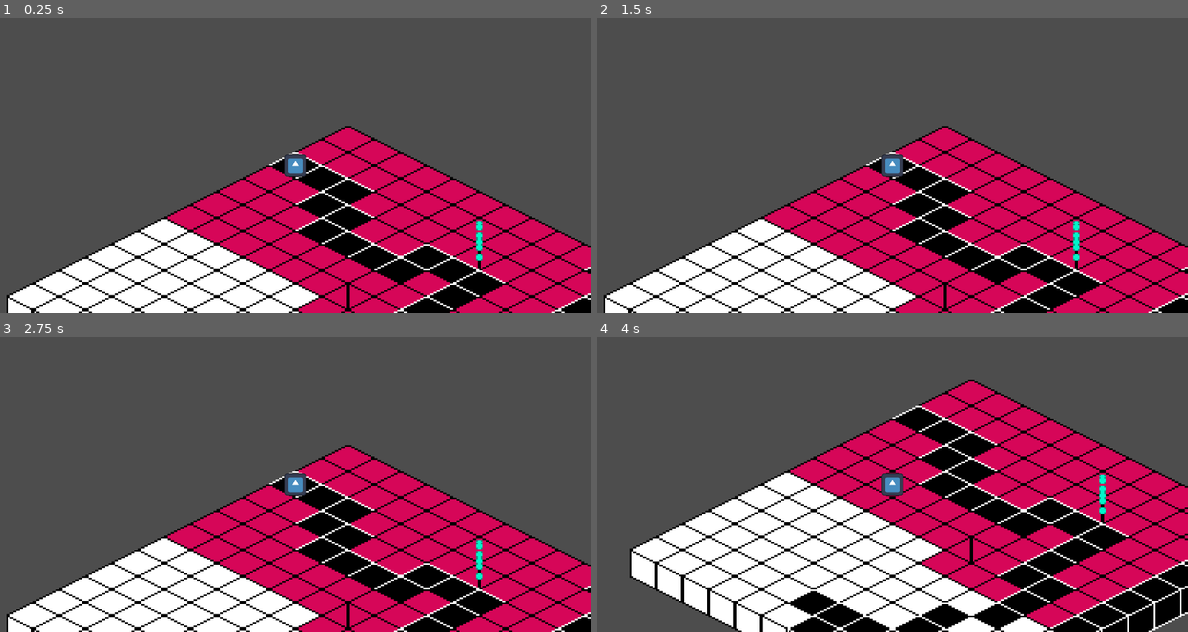
Above: before the commit, frames 1-4 (two rows, left to right).
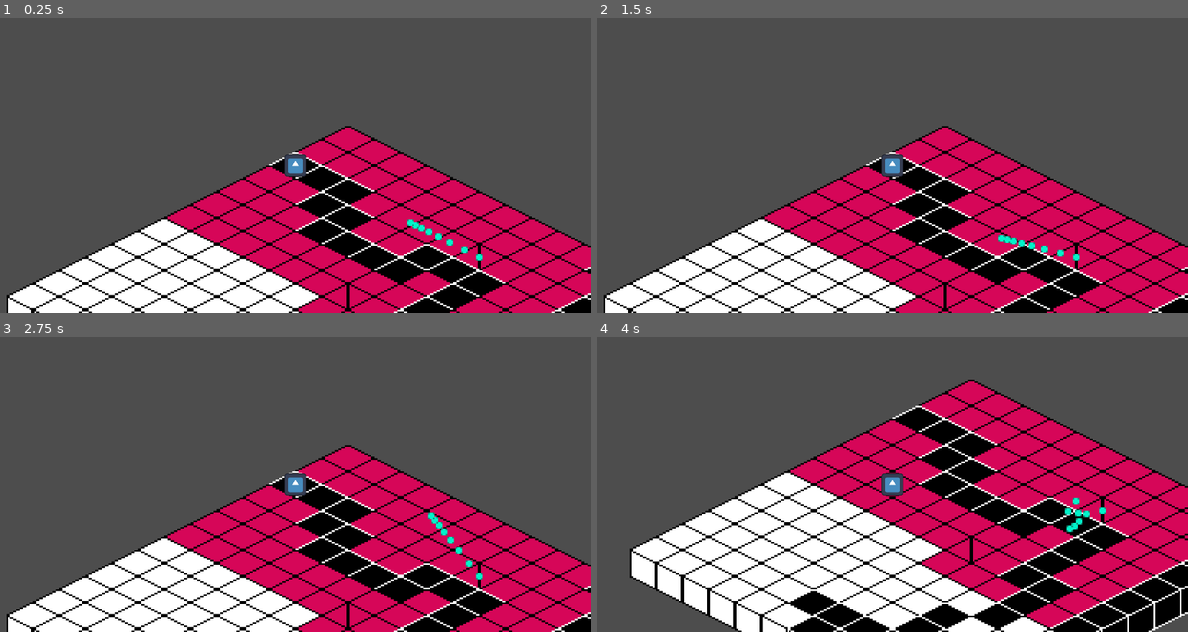
Above: after the commit, the same moments.

Repository: chark-dev/EcoSystem
Game: Godot game, scene res://Stages/test/main.tscn
The game is run twice, just before and just after one commit, with the same random seed, the same clock (stepped at 60 frames per second) and the same inputs. The engine's default icon, where the game draws it, is replaced by a stand-in: a white triangle on a blue panel in a dark square.
Inputs (mouse positions are in pixels of both pictures, inside the frame that each line leads up to):
- Up to frame 1 (0.25 s): no input
- Up to frame 2 (1.5 s): tap Enter at 0.5 s; move the mouse to (1022, 150) at 0.52 s; hold Right (ui_right) 0.53-1.28 s; click (1022, 150) at 0.67 s; tap Space at 1.25 s; move the mouse to (774, 180) at 1.27 s; hold Down (ui_down) from 1.28 s (still down); click (774, 180) at 1.42 s
- Up to frame 3 (2.75 s): tap Enter at 2 s; move the mouse to (354, 419) at 2.02 s; release Down (ui_down) at 2.03 s; hold Right (ui_right) from 2.03 s (still down); click (354, 419) at 2.17 s
- Up to frame 4 (4 s): tap Space at 2.75 s; move the mouse to (862, 543) at 2.77 s; release Right (ui_right) at 2.78 s; hold Up (ui_up) 2.78-3.53 s; click (862, 543) at 2.92 s; move the mouse to (1069, 528) at 3.52 s; hold Left (ui_left) from 3.53 s (still down); click (1069, 528) at 3.67 s

The runs differ from the first frame. In frame 1, 0.3% of the frame differs, in the area x 68-82%, y 68-80%; in frame 2, 0.3%, in the area x 67-82%, y 68-81%; in frame 3, 0.3%; in frame 4, 0.3%.

Commit message:
start angle constraints

Diff:
--- /dev/null
+++ b/ecosystem/Common/FSM/State/State.gd
@@ -0,0 +1,2 @@
+extends Node
+class_name State
--- /dev/null
+++ b/ecosystem/Common/FSM/StateMachine/StateMachine.gd
@@ -0,0 +1,2 @@
+extends Node
+class_name StateMachine
--- a/ecosystem/Common/inverse_kinematics/Body/Body.gd
+++ b/ecosystem/Common/inverse_kinematics/Body/Body.gd
@@ -2,6 +2,7 @@
 class_name Body
 
 var segments : Array[Segment]
+# Length of the creature in segments
 var length : int = 8
 var root_pos : Vector2
 @export var target_pos : Vector2
@@ -14,6 +15,9 @@
 
 	for i in range(length):
 		var r : float = r1 - i * (r1/(length-1))
+#		^ Controls the Shape of the creature's segments.
+
+
 #		Makes Radius progressively get smaller.
 		var segment = Segment.new(Vector2(root_pos.x, root_pos.y * 0.5 - i * r1),
 		0,
@@ -26,6 +30,7 @@
 
 func update_segments():
 	var head : Segment = segments[0]
+
 	var local_mouse_pos = to_local(get_global_mouse_position())
 	var a : float = atan2(local_mouse_pos.y - head.position.y, local_mouse_pos.x - head.position.x)
 
--- a/ecosystem/Common/inverse_kinematics/Joint/Joint.gd
+++ b/ecosystem/Common/inverse_kinematics/Joint/Joint.gd
@@ -1,7 +1,9 @@
 extends Marker2D
 class_name Joint
 
-var length
+var length : float
+var min_angle : float = deg_to_rad(-45)
+var max_angle : float = deg_to_rad(45)
 
 func _init(_position : Vector2, _length : float) -> void:
 	global_position = _position
--- a/ecosystem/Common/inverse_kinematics/Limb/Limb.gd
+++ b/ecosystem/Common/inverse_kinematics/Limb/Limb.gd
@@ -36,6 +36,7 @@
 
 
 func _physics_process(delta: float) -> void:
+	target_pos = to_local(get_global_mouse_position())
 	fabrikF()
 	fabrikB()
 
@@ -68,5 +69,7 @@
 		direction = direction.normalized() * previous.length
 
 		current.position = previous.position + direction
+		# Reference direction: default is down
 
+		# Apply angle constraint
 		previous = current
--- a/ecosystem/Stages/2d_test_plane/2d_test_plane.tscn.tscn
+++ b/ecosystem/Stages/2d_test_plane/2d_test_plane.tscn.tscn
@@ -2,7 +2,7 @@
 
 [ext_resource type="Texture2D" uid="uid://b4eif20htts7e" path="res://Assets/brackeys_platformer_assets/sprites/platforms.png" id="1_8nrq8"]
 [ext_resource type="Script" uid="uid://cul47xug3b27u" path="res://Stages/2d_test_plane/2d_test_plane.tscn.gd" id="1_kc5pg"]
-[ext_resource type="PackedScene" uid="uid://btbdaremkxvhc" path="res://Common/inverse_kinematics/Body/body.tscn" id="3_0fkns"]
+[ext_resource type="PackedScene" uid="uid://cdetxtt3p1uhv" path="res://Common/inverse_kinematics/Limb/Limb.tscn" id="3_0fkns"]
 
 [sub_resource type="TileSetAtlasSource" id="TileSetAtlasSource_kc5pg"]
 texture = ExtResource("1_8nrq8")
@@ -42,5 +42,5 @@
 tile_map_data = PackedByteArray("AAAAAAgAAAAAAAAAAAABAAgAAAAAAAAAAAACAAgAAAAAAAAAAAADAAgAAAAAAAAAAAAEAAgAAAAAAAAAAAAFAA …(576 unchanged characters)…
 tile_set = SubResource("TileSet_0fkns")
 
-[node name="Body" parent="." instance=ExtResource("3_0fkns")]
-target_pos = Vector2(500, 100)
+[node name="Limb" parent="." instance=ExtResource("3_0fkns")]
+position = Vector2(160, 128)
Not shown, added: ecosystem/Common/FSM/State/State.gd.uid
Not shown, added: ecosystem/Common/FSM/StateMachine/StateMachine.gd.uid
